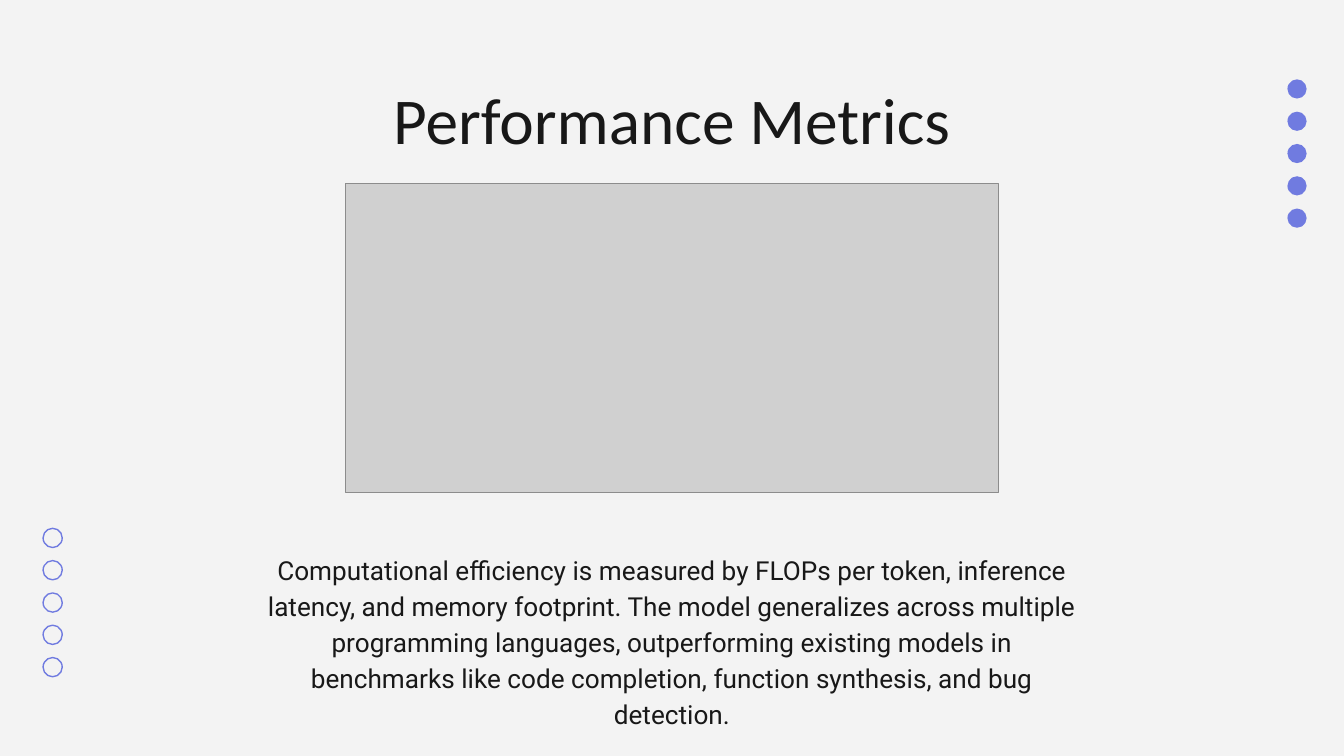
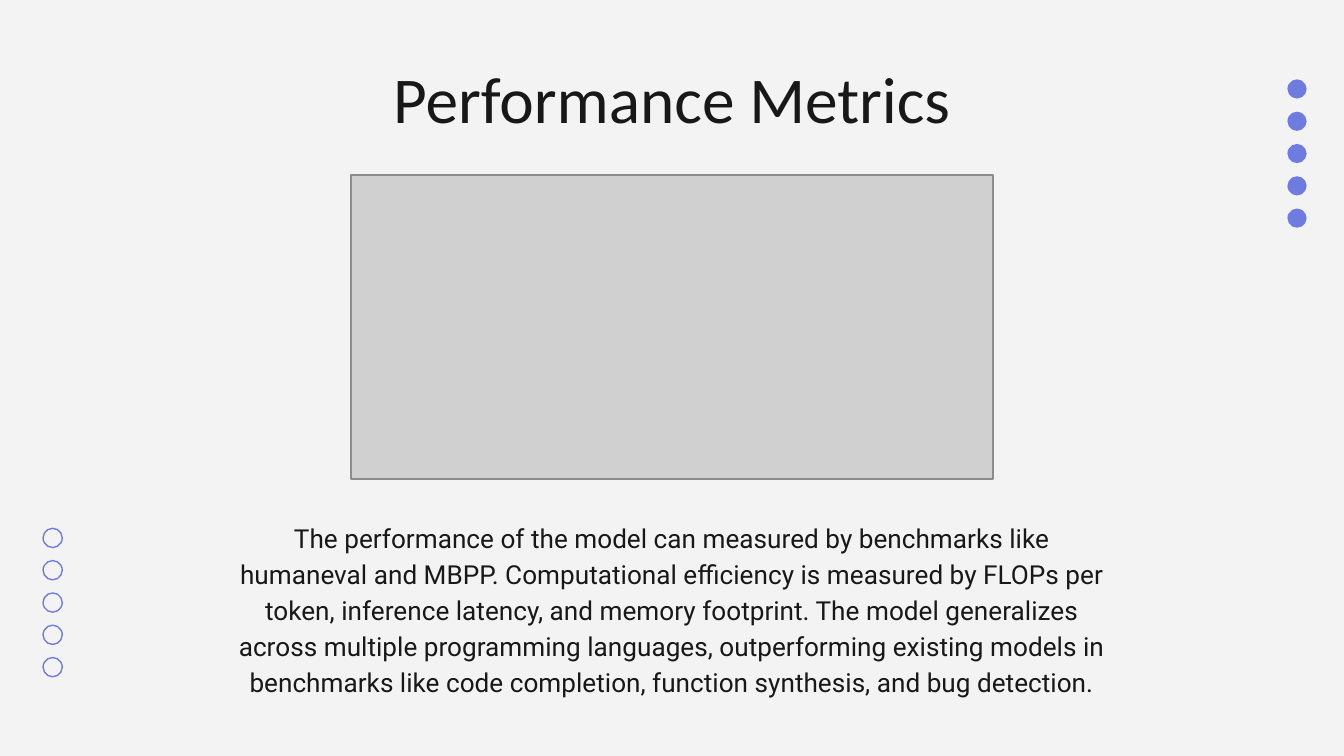
Before and after one commit to Krishna752006/PS-2-2, a slide deck: slide 6 of project Main.pptx. Drawn at 1344x756 pixels with LibreOffice and Linux fonts; fonts in the diff are those of the drawing; grey boxes stand for pictures. Boxes give left, top, right and bottom in pixels: in the first picture for what was removed or moved away, otherwise in the second. Text is boxed around its words. In the diff, an @@ line names an element or a change of style, - is before the commit and + after.

Commit message:
PPT Changes

```diff
--- a/project Main.pptx
+++ b/project Main.pptx
@@ title "Performance Metrics": place and size @@
-title "Performance Metrics" at box(393, 99, 950, 145)
+title "Performance Metrics" at box(393, 78, 950, 124)
@@ picture: place and size @@
-picture at box(345, 183, 999, 492)
+picture at box(351, 175, 993, 478)
@@ subtitle at box(239, 528, 1104, 698): text changed @@
-Computational efficiency is measured by FLOPs per token, inference latency, and memory footprint. The model generalizes across multiple programming languages, outperforming existing models in benchmarks like code completion, function synthesis, and bug detection.
+The performance of the model can measured by benchmarks like humaneval and MBPP. Computational efficiency is measured by FLOPs per token, inference latency, and memory footprint. The model generalizes across multiple programming languages, outperforming existing models in benchmarks like code completion, function synthesis, and bug detection.
```
Also in this commit, not shown: 2 other slides changed.
